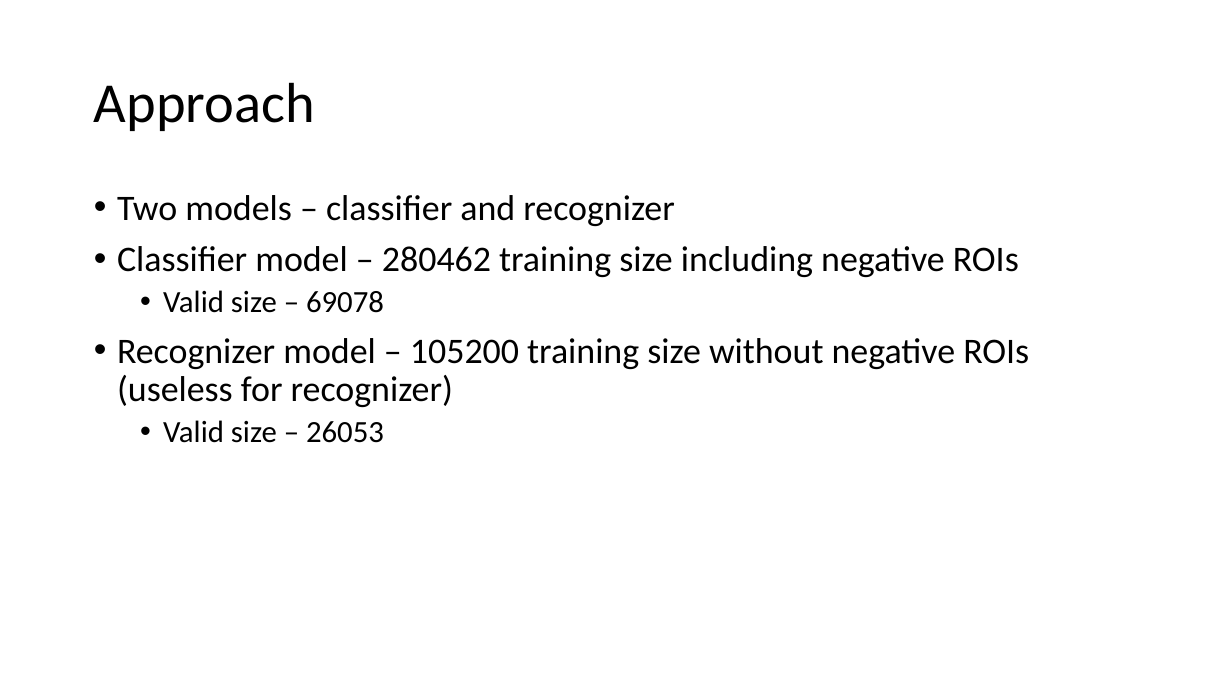
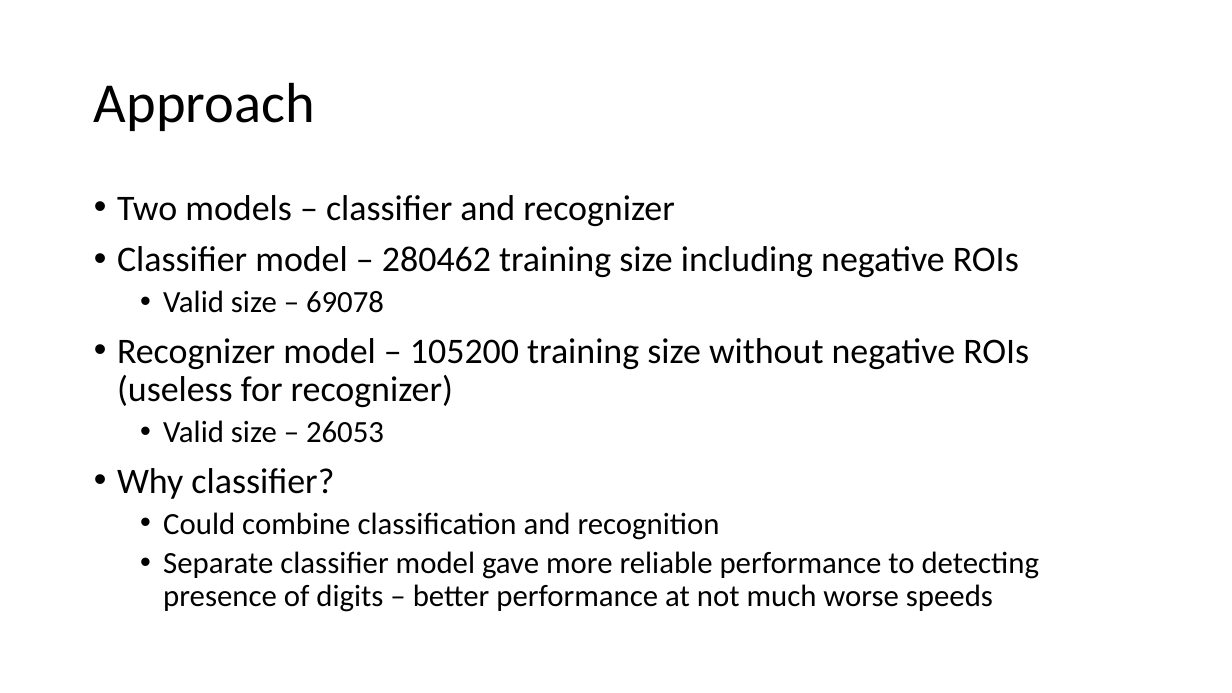
Before and after one commit to tugsag/SVHN-Recognition, a slide deck: slide 4 of SVHN.pptx. Drawn at 1232x693 pixels with LibreOffice and Linux fonts; fonts in the diff are those of the drawing. Boxes give left, top, right and bottom in pixels: in the first picture for what was removed or moved away, otherwise in the second. Text is boxed around its words. In the diff, an @@ line names an element or a change of style, - is before the commit and + after.

```diff
--- a/SVHN.pptx
+++ b/SVHN.pptx
@@ text at <box>117,468,1039,612</box>: paragraphs added @@
+• Why classifier?
+  • Could combine classification and recognition
+  • Separate classifier model gave more reliable performance to detecting presence of digits – better performance at not much worse speeds
```
Also in this commit, not shown: 1 other slide changed, 3 slides added.
